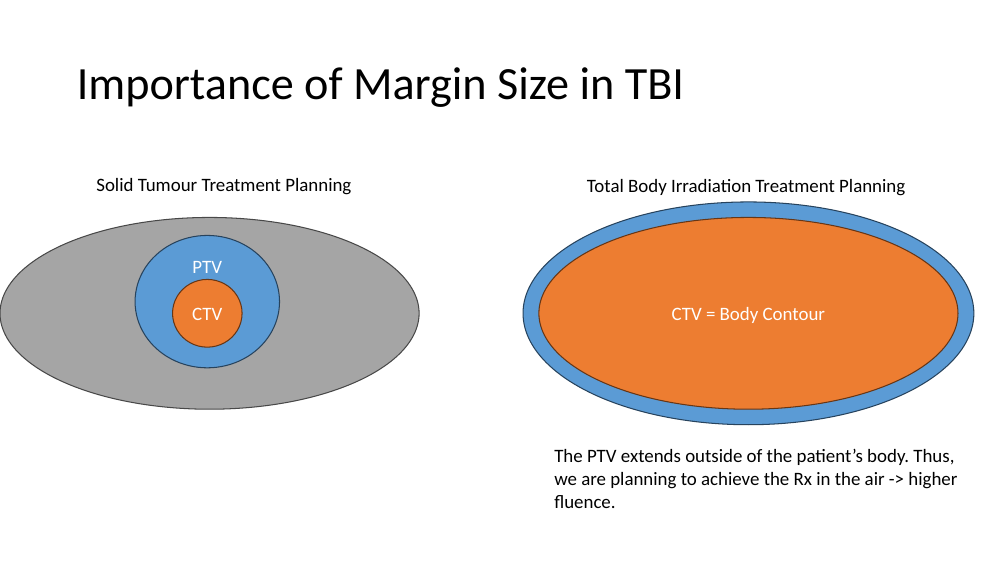
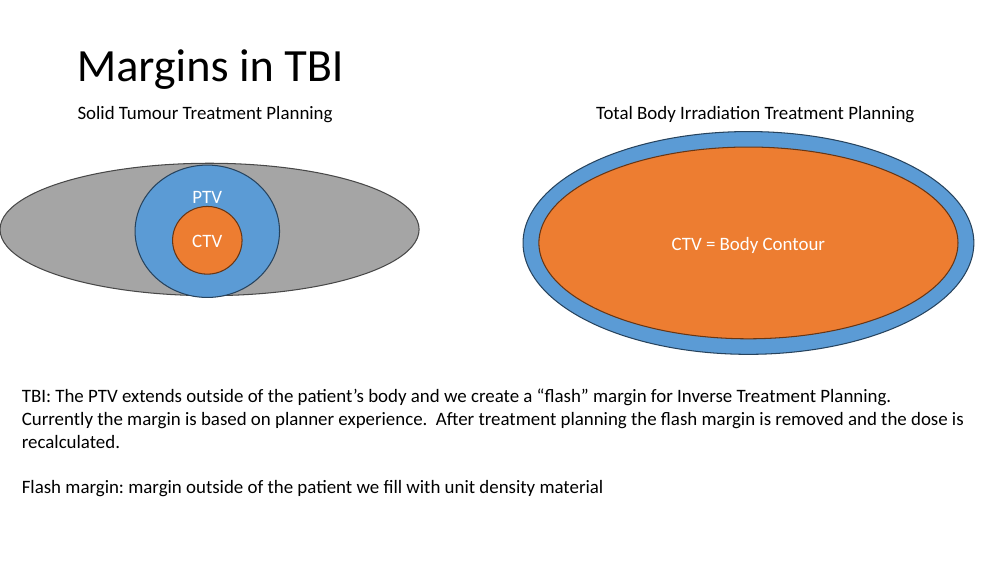
Before and after one commit to CNorthwayMedPhys/Full-Body-Flow-Model-Project, a slide deck: slide 18 of Working Documents/Committee Meeting.pptx (slide 12 before the commit). Drawn at 1008x567 pixels with LibreOffice and Linux fonts; fonts in the diff are those of the drawing. Boxes give left, top, right and bottom in pixels: in the first picture for what was removed or moved away, otherwise in the second. Text is boxed around its words. In the diff, an @@ line names an element or a change of style, - is before the commit and + after.

```diff
--- a/Working Documents/Committee Meeting.pptx
+++ b/Working Documents/Committee Meeting.pptx
@@ title at <box>77,49,343,89</box>: text changed @@
-Importance of Margin Size in TBI
+Margins in TBI
@@ text "Solid Tumour Treatment Planning": place and size @@
-text "Solid Tumour Treatment Planning" at <box>96,178,351,195</box>
+text "Solid Tumour Treatment Planning" at <box>78,106,332,123</box>
@@ text "Total Body Irradiation Treatment Planning": place and size @@
-text "Total Body Irradiation Treatment Planning" at <box>587,179,905,196</box>
+text "Total Body Irradiation Treatment Planning" at <box>596,106,914,123</box>
@@ 3 ellipses: place and size @@
-3 ellipses at <box>135,202,974,425</box>
+3 ellipses at <box>135,132,974,355</box>
@@ ellipse: place and size @@
-ellipse at <box>0,218,419,410</box>
+ellipse at <box>0,163,419,296</box>
@@ ellipse "CTV": place and size @@
-ellipse "CTV" at <box>172,280,242,348</box>
+ellipse "CTV" at <box>172,206,242,274</box>
@@ text at <box>22,388,964,497</box>: text changed @@
-The PTV extends outside of the patient’s body. Thus, we are planning to achieve the Rx in the air -> higher fluence.
+TBI: The PTV extends outside of the patient’s body and we create a “flash” margin for Inverse Treatment Planning. Currently the margin is based on planner experience. After treatment planning the flash margin is removed and the dose is recalculated.
+Flash margin: margin outside of the patient we fill with unit density material
```
Also in this commit, not shown: 9 other slides changed, 7 slides added.
